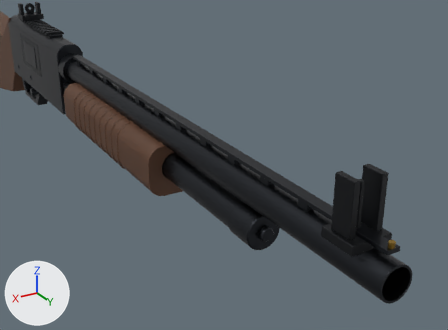
A saved change to the glTF model game/assets/weapons/wpn_plowman_12/wpn_plowman_12.glb.
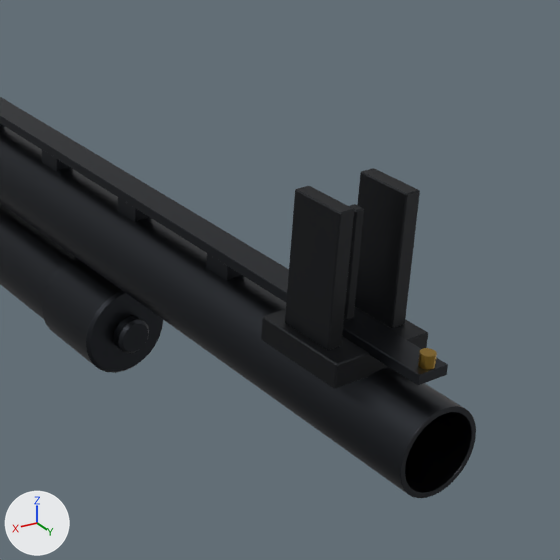
Each version is shown from a 50 mm camera at (0.2, 0.908, 0.23) aimed at (-0.028, 0.528, 0.04), then close up on the part from 47% to 100% of the width and 28% to 100% of the height. Arrows for +X, +Y and +Z are at lower left; the lights stay in place. The first two pictures are the older version. Where no turn or scale is listed for an object, it has been applied to the vertices. Vertices at exactly the same position are counted once.

The older version as bpy lines, for what is in view:
```python
me_barrel = bpy.data.meshes.new('Barrel')
me_barrel.from_pydata(...)  # 696 vertices, 1336 faces; spans x -0.014..0.014, y 0.25..0.735, z 0.045..0.078
me_barrel.materials.append(mat_m_steel_blued)  # dark grey #3a3d42
me_bead = bpy.data.meshes.new('Bead')
me_bead.from_pydata(...)  # a 12-sided cylinder along z spanning x -0.0017..0.0017, y 0.7273..0.7307, z 0.0775..0.0805
me_bead.materials.append(mat_m_brass_cartridge)  # orange #b48f3e
me_magtube = bpy.data.meshes.new('MagTube')
me_magtube.from_pydata(...)  # 312 vertices, 608 faces; spans x -0.013..0.013, y -0.03..0.456, z 0.004..0.039
me_magtube.materials.append(mat_m_steel_blued)  # dark grey #3a3d42
ob_barrel = bpy.data.objects.new('Barrel', me_barrel)
ob_barrel.location = (0.0, 0.0, 0.0)
ob_bead = bpy.data.objects.new('Bead', me_bead)
ob_bead.location = (0.0, 0.0, 0.0)
ob_magtube = bpy.data.objects.new('MagTube', me_magtube)
ob_magtube.location = (0.0, 0.172, 0.008)
# also in view: 'GhostRing' at (0.0, 0.403, 0.089)
```
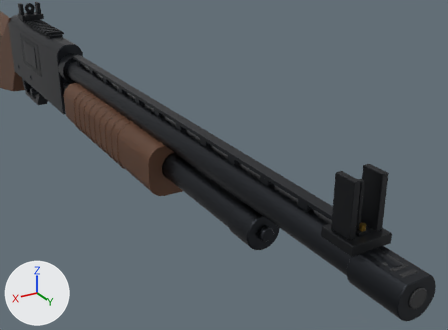
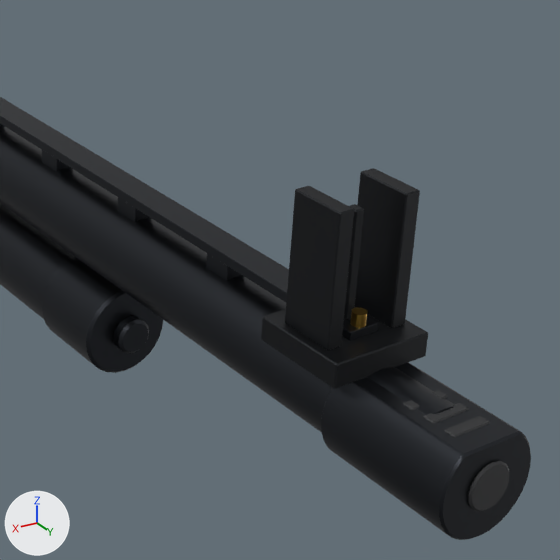
Boxes [x1, y1, x2, y2] around the edits, measured in the close-ups (560 x 560 px; the box of a moved part takes in the faces that stretch with it):
```json
{"object": "Barrel", "change": "reshaped", "before": [0, 97, 476, 498], "after": [0, 97, 454, 433]}
{"object": "MuzzleBrake", "change": "added", "after": [321, 362, 531, 540], "faces in mat_m_steel_blued (dark grey #3a3d42)": [321, 362, 531, 540], "faces in mat_m_polymer_black (black #2b2c2e)": [403, 390, 509, 512]}
{"object": "Bead", "change": "moved", "before": [418, 348, 437, 370], "after": [350, 307, 368, 328]}
{"part": 1, "of": "me_barrel", "change": "moved or reshaped", "before": [0, 97, 448, 385], "after": [0, 97, 379, 341]}
```

Scene script edits in JSON lines:
```json
{"block": "me_barrel", "where": "me_barrel.from_pydata(...)  # 696 vertices, 1336 faces; spans x -0.014..0.014, y 0.25..0.735, z 0.045..0.078"}
{"block": "me_barrel", "where": "# used by ob_barrel; location = (0.0, 0.0, 0.0)"}
{"block": "me_barrel", "change": "me_barrel part 1: all 12 vertices in x -0.004..0.004, y 0.731, z 0.075..0.078 are moved by (0.0, -0.02, 0.0)"}
{"block": "me_bead", "where": "# used by ob_bead; location = (0.0, 0.0, 0.0)"}
{"op": "remove", "block": "me_bead", "code": "me_bead.from_pydata(...)  # 24 vertices, 44 faces; spans x -0.0017..0.0017, y 0.7273..0.7307, z 0.0775..0.0805"}
{"op": "add", "block": "me_bead", "code": "me_bead.from_pydata(...)  # 24 vertices, 44 faces; spans x -0.0017..0.0017, y 0.7073..0.7107, z 0.0775..0.0805"}
{"block": "me_bead", "change": "me_bead part 2: the whole mesh is moved by (0.0, -0.02, 0.0)"}
{"op": "add", "block": "me_muzzlebrake", "code": ["me_muzzlebrake = bpy.data.meshes.new('MuzzleBrake')", "me_muzzlebrake.from_pydata(...)  # 216 vertices, 412 faces; spans x -0.0125..0.0125, y 0.713..0.7489, z 0.0475..0.07", "# faces by material slot: [188, 224]", "me_muzzlebrake.materials.append(mat_m_steel_blued)  # dark grey #3a3d42", "me_muzzlebrake.materials.append(mat_m_polymer_black)  # black #2b2c2e"]}
{"op": "add", "block": "ob_muzzlebrake", "code": ["ob_muzzlebrake = bpy.data.objects.new('MuzzleBrake', me_muzzlebrake)", "ob_muzzlebrake.parent = ob_barrel", "ob_muzzlebrake.location = (0.0, 0.0, 0.0)"]}
```
